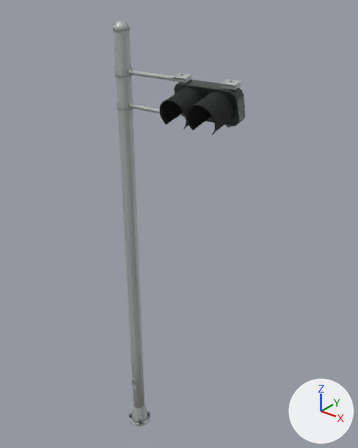
Two versions of the glTF model 3d/models/signal/vehicle/jp-veh-flash/model.glb, one commit apart.
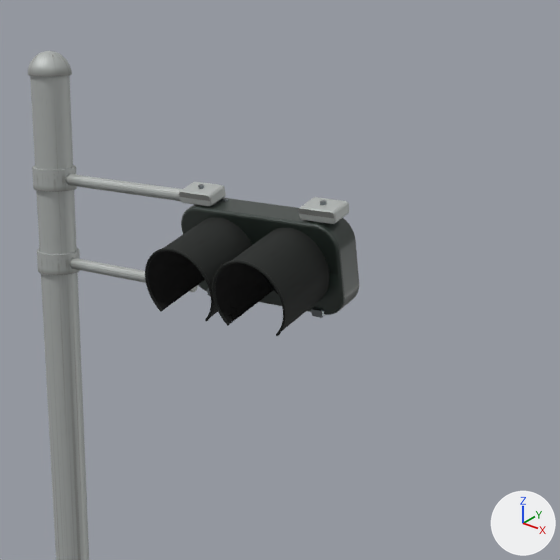
Each version is shown whole from a 50 mm lens placed at (3.98, -4.0, 6.04), pointed at (0.62, 0.2, 3.44), then close up on the part from 28% to 91% of the width and 0% to 50% of the height. Lighting does not change. The marker at lower right points along +X, +Y and +Z. The first two pictures are the older version. Where no turn or scale is listed for an object, it has been applied to the vertices.
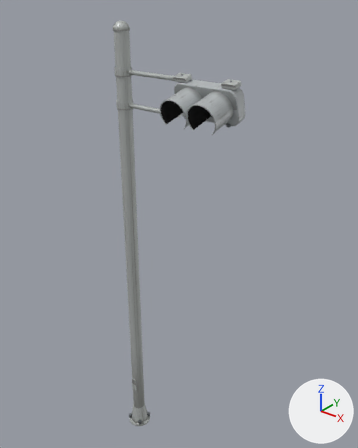
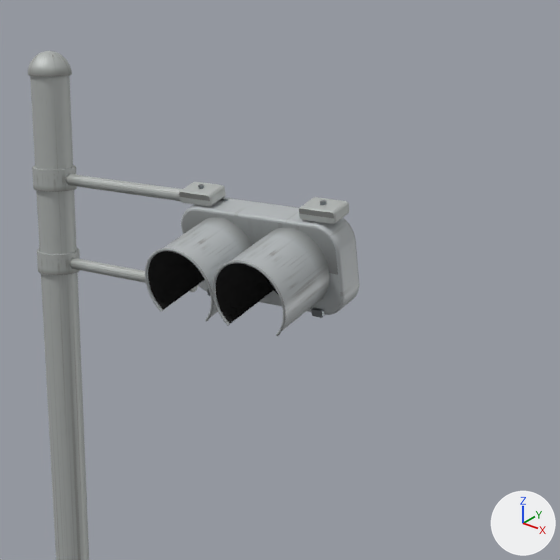
Where the change shows, as pixel boxes [x1, y1, x2, y2] in the close-ups (560 x 560 px):
'Mesh_15', recoloured (lighter)
    both: [181, 198, 359, 315]
'Mesh_44', recoloured (black to grey)
    both: [215, 228, 329, 331]
'Mesh_37', recoloured (black to grey)
    both: [148, 217, 252, 316]
'Mesh_45', recoloured
    both: [212, 260, 286, 336]
'Mesh_38', recoloured
    both: [145, 248, 214, 321]

What changed in the scene script:
```text
Add mat_body_main:
    mat_body_main = bpy.data.materials.new('body_main')
    # colours: grey #b7bcbe
    # uses the picture img_image_0
Change me_mesh_15:
    where me_mesh_15.from_pydata(...)  # 742 vertices, 1480 faces; spans x -0.375..0.375, y -0.105..0.105, z -0.192..0.192
    remove me_mesh_15.materials.append(mat_material_2)
    add me_mesh_15.materials.append(mat_body_main)
Change me_mesh_37:
    where me_mesh_37.from_pydata(...)  # 162 vertices, 160 faces; spans x -0.159..0.159, y -0.18..0.18, z -0.17..0.17
    remove me_mesh_37.materials.append(mat_material_8)
    add me_mesh_37.materials.append(mat_body_main)
Change me_mesh_38:
    where me_mesh_38.from_pydata(...)  # 810 vertices, 1600 faces; spans x -0.164..0.164, y -0.047..0.035, z -0.114..0.159
    remove me_mesh_38.materials.append(mat_material_8)
    add me_mesh_38.materials.append(mat_body_main)
Change me_mesh_44:
    where me_mesh_44.from_pydata(...)  # 162 vertices, 160 faces; spans x -0.159..0.159, y -0.18..0.18, z -0.17..0.17
    remove me_mesh_44.materials.append(mat_material_8)
    add me_mesh_44.materials.append(mat_body_main)
Change me_mesh_45:
    where me_mesh_45.from_pydata(...)  # 810 vertices, 1600 faces; spans x -0.164..0.164, y -0.047..0.035, z -0.114..0.159
    remove me_mesh_45.materials.append(mat_material_8)
    add me_mesh_45.materials.append(mat_body_main)
```
